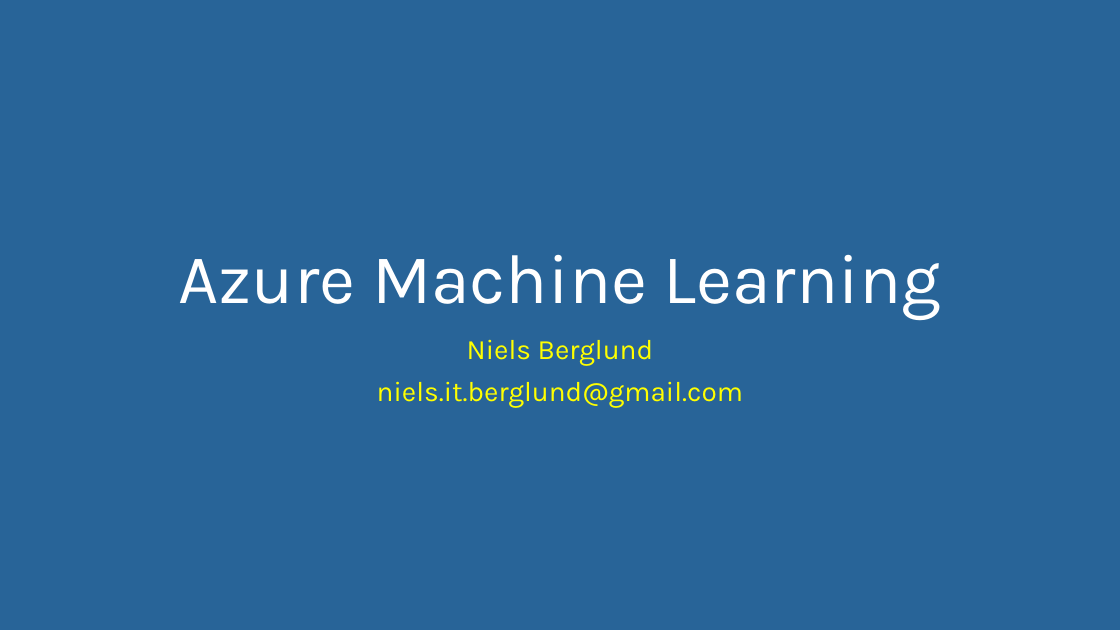
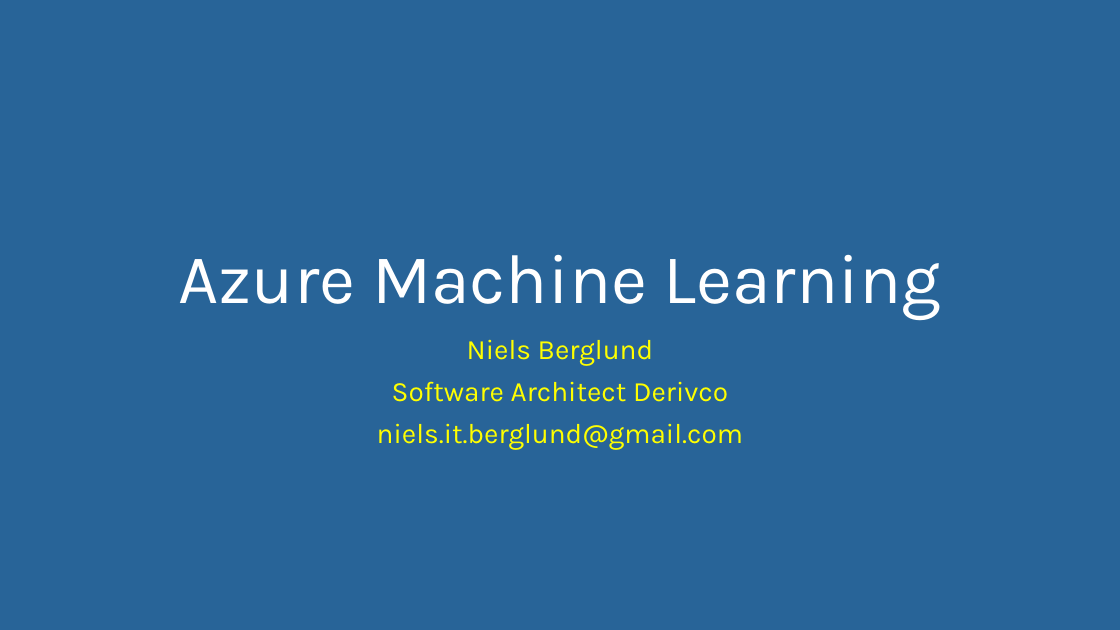
Before and after one commit to nberglund/TechnicalCommunityContent, a slide deck: slide 1 of Big Data and Analytics/Azure Machine Learning/Session 1 - Introduction and Slides/Azure Machine Learning.pptx. Drawn at 1120x630 pixels with LibreOffice and Linux fonts; fonts in the diff are those of the drawing. Boxes give left, top, right and bottom in pixels: in the first picture for what was removed or moved away, otherwise in the second. Text is boxed around its words. In the diff, an @@ line names an element or a change of style, - is before the commit and + after.

```diff
--- a/Big Data and Analytics/Azure Machine Learning/Session 1 - Introduction and Slides/Azure Machine Learning.pptx
+++ b/Big Data and Analytics/Azure Machine Learning/Session 1 - Introduction and Slides/Azure Machine Learning.pptx
@@ subtitle at (392,381,728,402): paragraph added @@
+Software Architect Derivco
```
Also in this commit, not shown: 1 slide removed, 2 other files.
